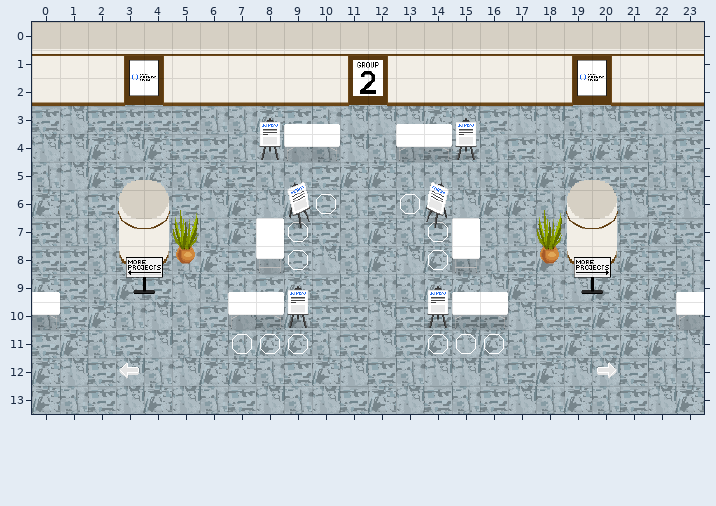
One commit to this Tiled map (JSON): maps/UCC_Foyer_2.json. This is how it looked before the edit.
Cells are 32x32 px. Shown: x 0..23, y 0..13.
New version:
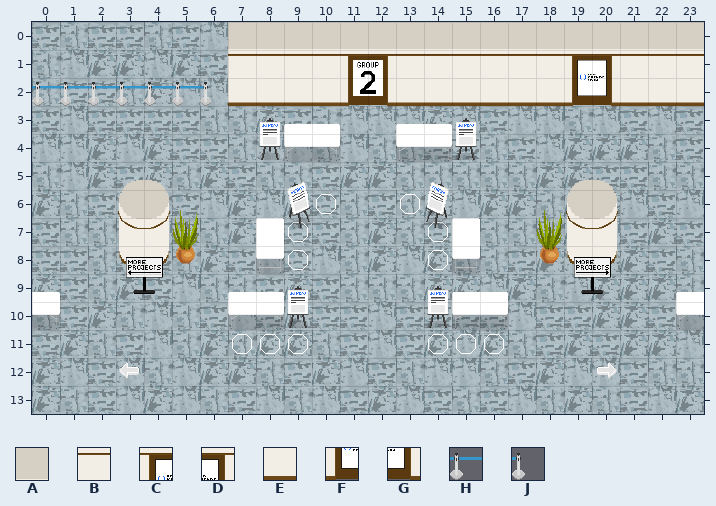
Key: from "Demo_Day": A 30, B 55, C 56, D 57, E 80, F 81, G 82, H 307, J 308.
_ is an empty cell.
Difference:
Layer "walls":
Tile E becomes tile H in row 2 at x 0 to 2 and 5.
Tile F becomes tile H in row 2 at x 3.
Tile G becomes tile H in row 2 at x 4.
Tile E becomes tile J in row 2 at x 6.
The edit erases tile A in row 0 at x 0 to 6.
The edit erases tile B in row 1 at x 0 to 2 and 5 to 6.
The edit erases tile C in row 1 at x 3.
The edit erases tile D in row 1 at x 4.
Changed places in both pictures, as pixel boxes (x1, y1, x2, y2):
changed: (32, 22, 228, 106)
